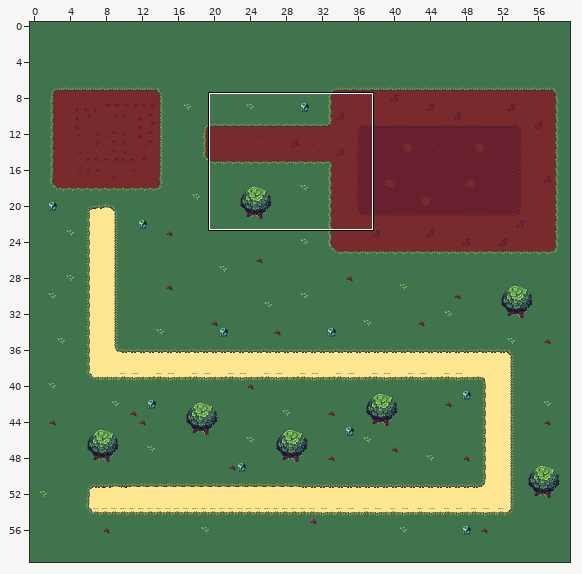
A Tiled map gets an edit: assets/Tilemaps/bgmap.tmx. Above, an overview of the earlier version with the close-up marked.
Close-up. Before the commit:
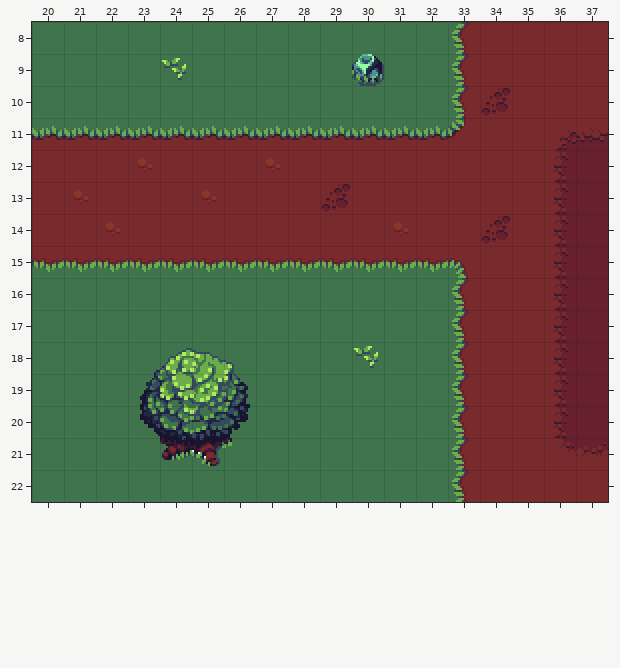
Cells are 16x16 px. Shown: x 20..37, y 8..22. The commit also changed other parts of the map, which this record leaves out.
Once edited:
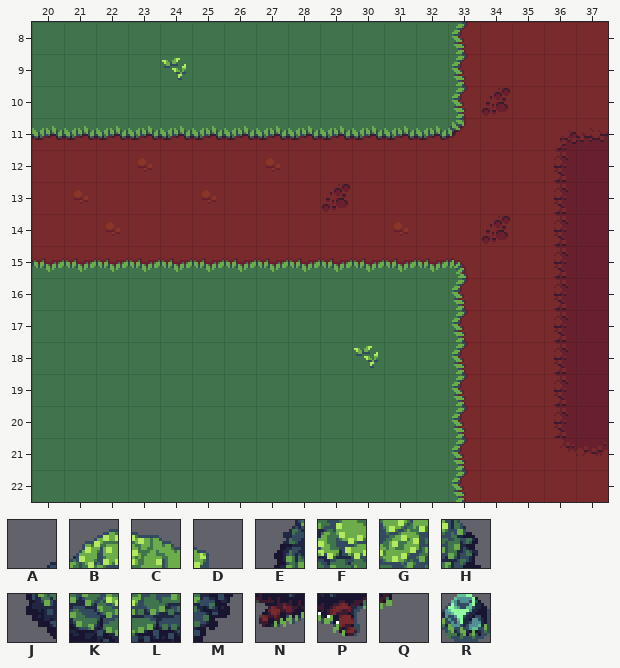
Key: from "sheet": A 159, B 160, C 161, D 162, E 183, F 184, G 185, H 186, J 207, K 208, L 209, M 210, N 232, P 233, Q 234, R 239.
_ is an empty cell.
Tiles replaced or removed in this view: A, B, C, D, E, F, G, H, J, K, L, M, N, P, Q, R.
From old to new:
Changed rows in their new state; . is an unchanged cell.
Layer "World" (removed):
first column x 30:
 9 _
first column x 23:
18 ____
19 ____
20 ____
21 .___
